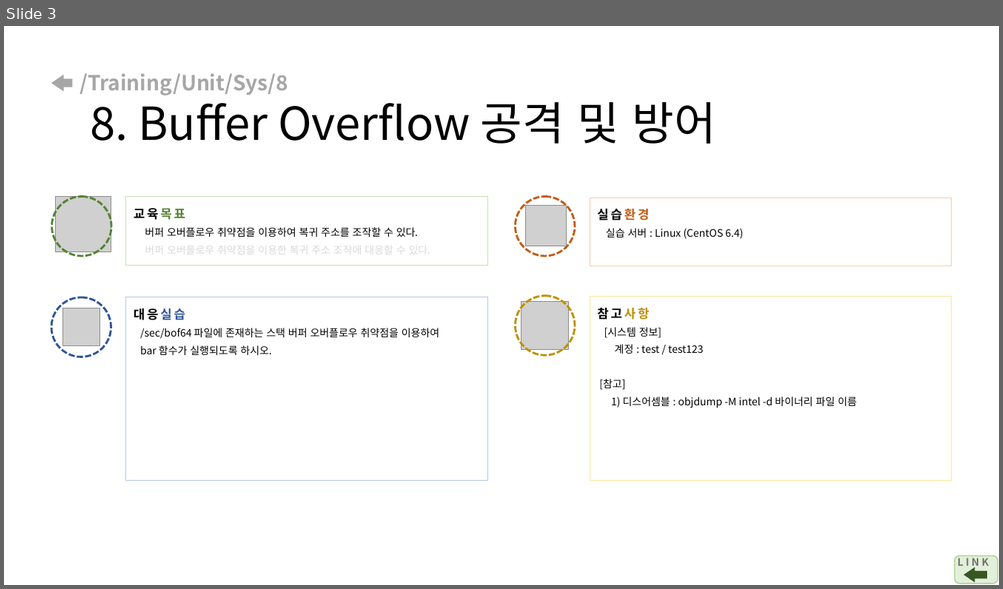
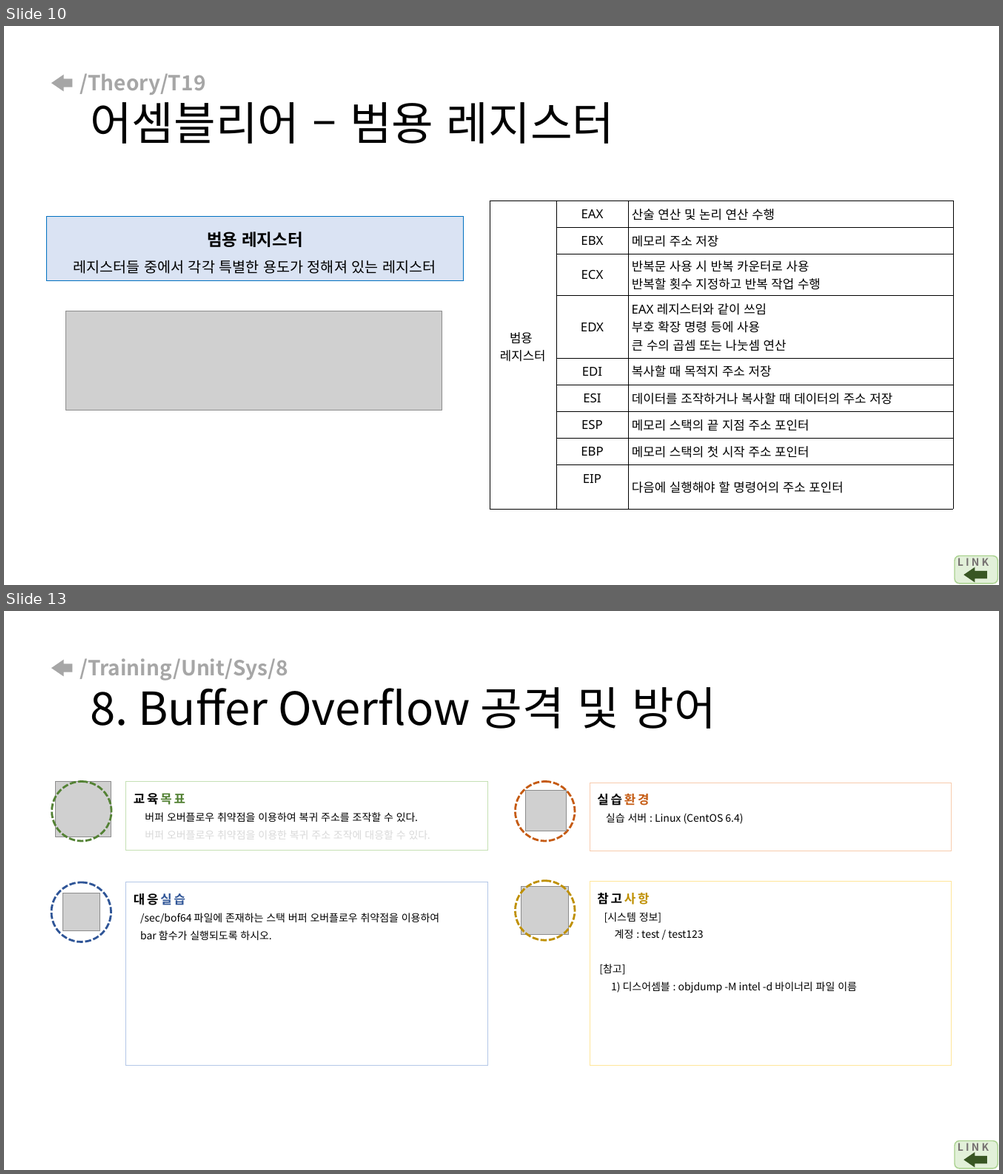
Before and after one commit to arizona95/CyberTraining, a slide deck: Lecture/student_before_class_ppt/정보보호_수업전_5강.pptx. Shown one above the other, each under a label of ours: slide 3 before the commit, slides 10 and 13 after it; the slides between them are not shown. The pictures are 1003x589 and 1003x1174 pixels, drawn with LibreOffice and Linux fonts; fonts in the diff are those of the drawing; grey boxes stand for pictures. Boxes give left, top, right and bottom in pixels: in the first picture for what was removed or moved away, otherwise in the second. Text is boxed around its words. In the diff, an @@ line names an element or a change of style, - is before the commit and + after.

```diff
--- a/Lecture/student_before_class_ppt/정보보호_수업전_5강.pptx
+++ b/Lecture/student_before_class_ppt/정보보호_수업전_5강.pptx
@@ slide 10 added at (4,26,999,585), background #FFFFFF @@
@@ right arrow added at (51,75,72,92), fill #A6A6A6 @@
@@ title added at (79,73,614,144), 44 pt, text #000000 @@
+/Theory/T19
+어셈블리어 – 범용 레지스터
@@ table added at (489,201,953,506), 9 rows, 3 columns @@
+범용 / 레지스터 | EAX | 산술 연산 및 논리 연산 수행
+ | EBX | 메모리 주소 저장
+ | ECX | 반복문 사용 시 반복 카운터로 사용 / 반복할 횟수 지정하고 반복 작업 수행
+ | EDX | EAX 레지스터와 같이 쓰임 / 부호 확장 명령 등에 사용 / 큰 수의 곱셈 또는 나눗셈 연산
+ | EDI | 복사할 때 목적지 주소 저장
+ | ESI | 데이터를 조작하거나 복사할 때 데이터의 주소 저장
+ | ESP | 메모리 스택의 끝 지점 주소 포인터
+ | EBP | 메모리 스택의 첫 시작 주소 포인터
+ | EIP | 다음에 실행해야 할 명령어의 주소 포인터
@@ rectangle added at (46,216,464,281), fill #DAE3F3, outline #0070C0 0.75 pt, 14 pt, text #000000 @@
+범용 레지스터
+레지스터들 중에서 각각 특별한 용도가 정해져 있는 레지스터
@@ picture added at (66,312,442,411) @@
@@ rounded rectangle added at (955,557,998,584), fill #E2F0D9, outline #A9D18E 1 pt @@
@@ text added at (957,557,989,570), 10 pt, text #767171, bold @@
+L I N K
@@ right arrow added at (964,568,987,582), fill #385723 @@
@@ what was slide 3 is now slide 13 @@
```
Also in this commit, not shown: 9 other slides added, 4 other files.
